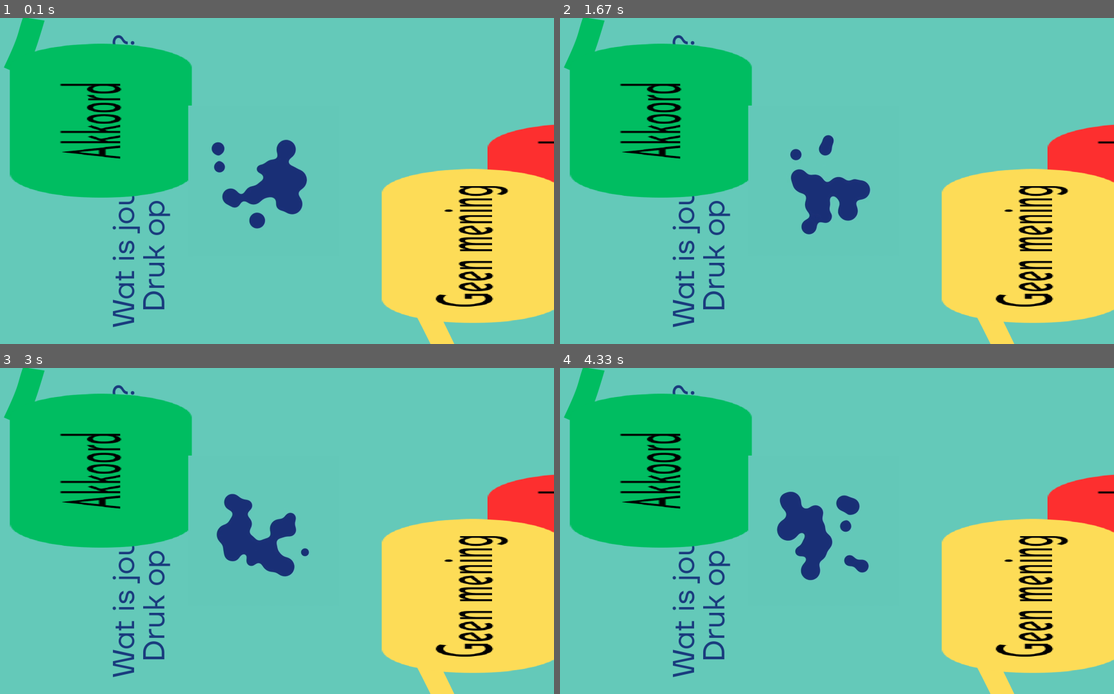
Above: before the commit, frames 1-4 (two rows, left to right).
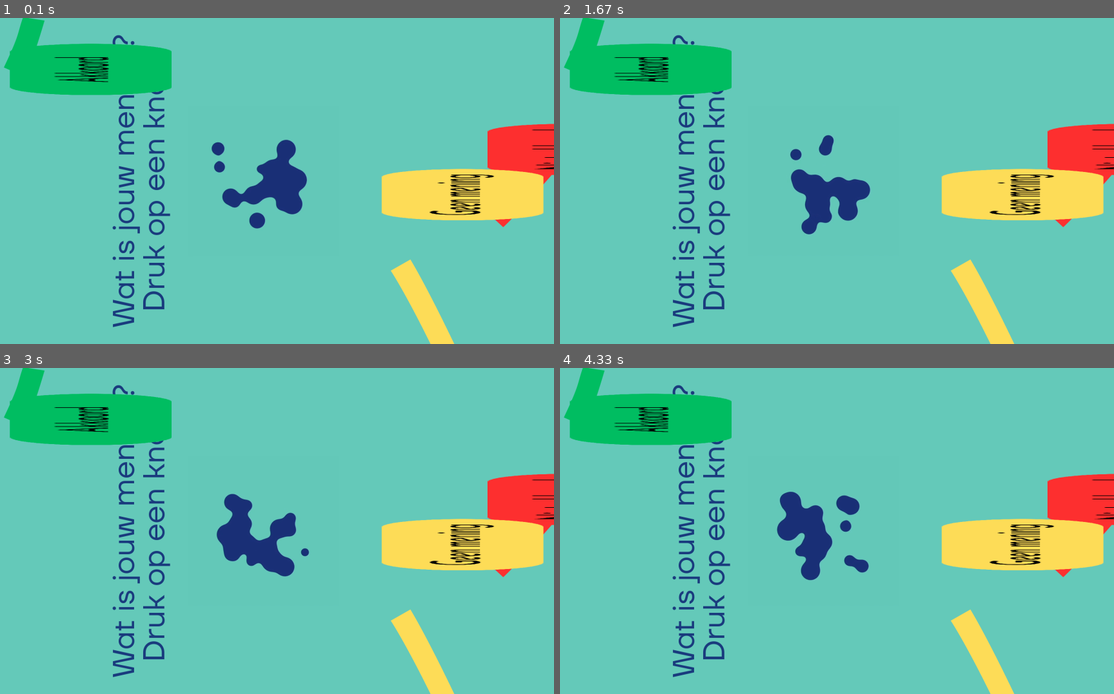
Above: after the commit, the same moments.

Repository: basbaccarne/comon_expo
Game: pygame game, started from src/main.py
Two runs of this game, one before a commit and one after it. Both use one fixed random seed, a clock stepped at 60 frames per second and the inputs below.
Inputs:
- Up to frame 1 (0.1 s): no input
- Up to frame 2 (1.67 s): no input
- Up to frame 3 (3 s): no input
- Up to frame 4 (4.33 s): no input

The runs differ from the first frame. In frame 1, 21% of the frame differs, in the area x 1-100%, y 7-94%; in frame 2, 21%; in frame 3, 21%; in frame 4, 21%.

Commit message:
resclae but good

Diff:
--- a/src/main.py
+++ b/src/main.py
@@ -357,15 +357,15 @@
 
 akkoord = pygame.image.load(AKKOORD).convert_alpha()
 akkoord = pygame.transform.rotate(akkoord, 90)
-akkoord = pygame.transform.scale(akkoord, (502*1.2,425*1.2))
+akkoord = pygame.transform.scale(akkoord, (446*1.2,142*1.2))
 
 niet_akkoord = pygame.image.load(NIETAKKOORD).convert_alpha()
 niet_akkoord = pygame.transform.rotate(niet_akkoord, 90)
-niet_akkoord = pygame.transform.scale(niet_akkoord, (502*1.2,425*1.2))
+niet_akkoord = pygame.transform.scale(niet_akkoord, (446*1.2,142*1.2))
 
 geen_mening = pygame.image.load(GEENMENING).convert_alpha()
 geen_mening = pygame.transform.rotate(geen_mening, 90)
-geen_mening = pygame.transform.scale(geen_mening, (502*1.2,425*1.2))
+geen_mening = pygame.transform.scale(geen_mening, (446*1.2,142*1.2))
 
 # SCENE 1: load video
 images = []
